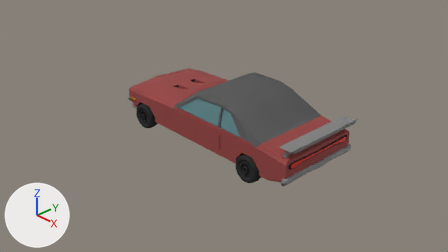
Before and after pictures for a commit that changed the Blender file BlenderProjects/Car.blend.
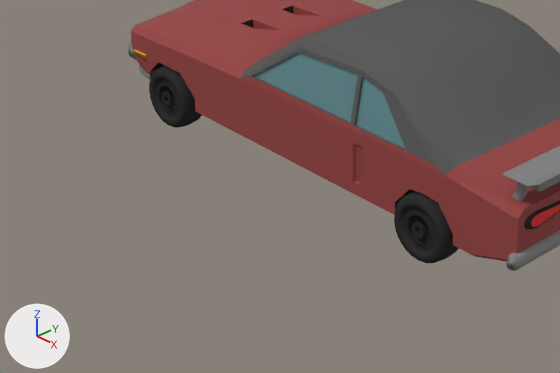
Each version is shown from the file's camera 'Camera', then close up on the part from 17% to 68% of the width and 30% to 90% of the height. The axes (+X, +Y, +Z) are drawn at lower left. The lights are the same throughout.

The first close-up shows 'Car'.
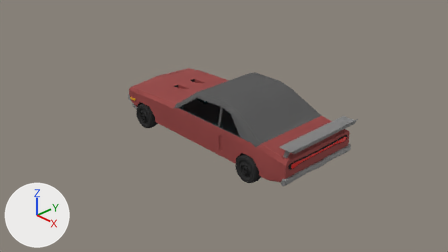
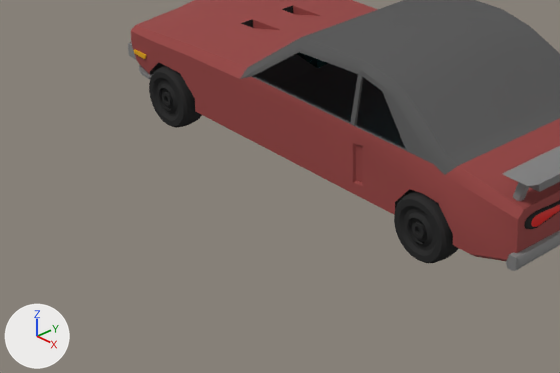
The newer file is also turned or shifted as a whole; pictures and numbers use the older file's frame.

Patch to the scene script:
```diff
--- a/BlenderProjects/Car.blend.py
+++ b/BlenderProjects/Car.blend.py
@@ mat_glass @@
 mat_glass = bpy.data.materials.new('Glass')
-# nodes: BsdfPrincipled, OutputMaterial
-# colours: cyan #5d898f
+# nodes: BsdfGlass, OutputMaterial
+# colours: cyan #81f5ff
```

Location of each change, [x1, y1, x2, y2] in pixels of the close-ups (560 x 373 px):
'Car', recoloured (cyan to black): [128, 44, 521, 271] in both
